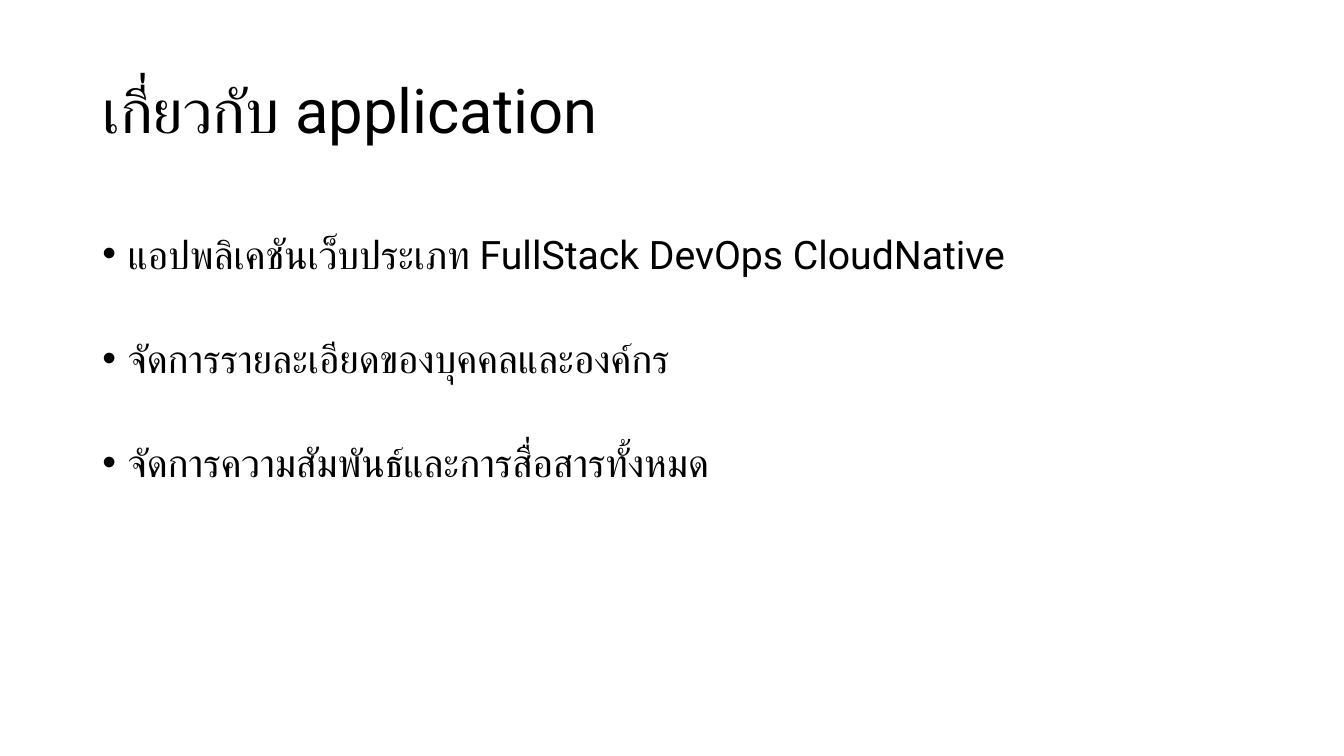
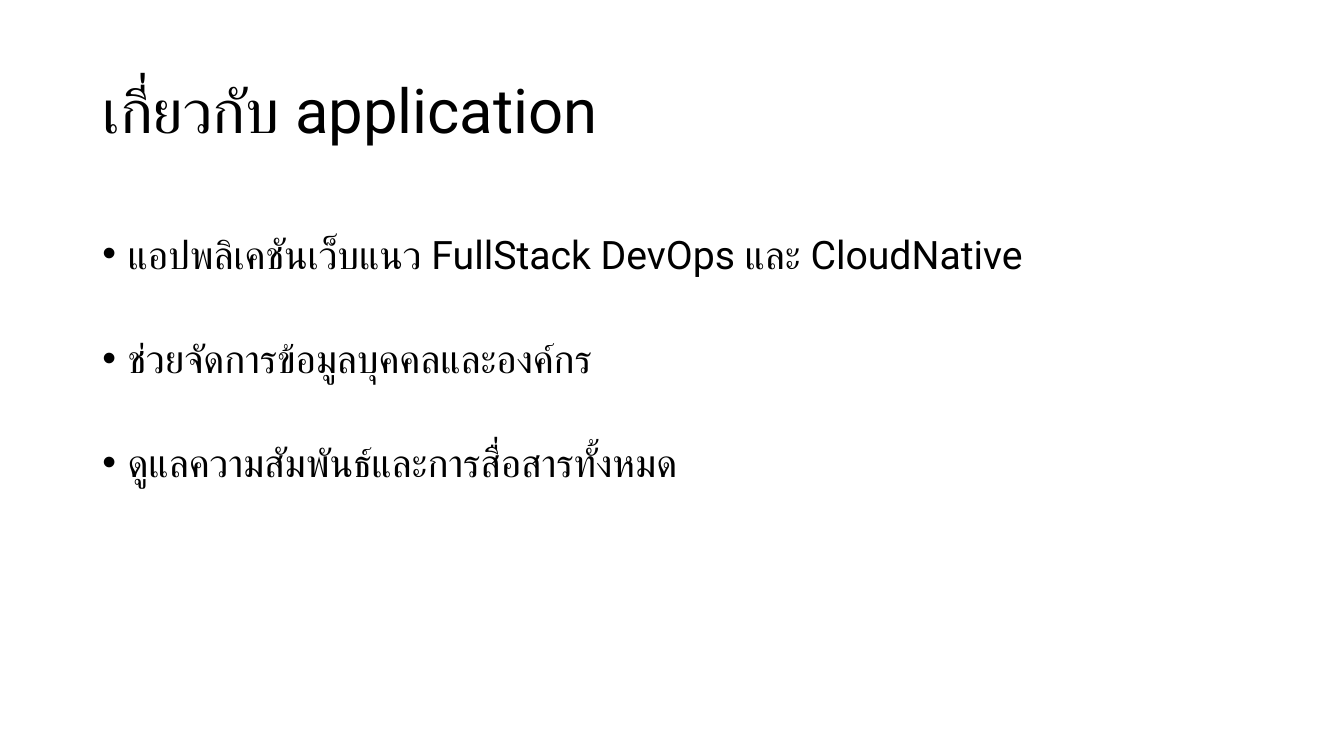
Before and after one commit to ssszZ-TH/party_fullstack_docker3, a slide deck: slide 2 of presentation/party_communication_functional_requirement.pptx. Drawn at 1344x756 pixels with LibreOffice and Linux fonts; fonts in the diff are those of the drawing. Boxes give left, top, right and bottom in pixels: in the first picture for what was removed or moved away, otherwise in the second. Text is boxed around its words. In the diff, an @@ line names an element or a change of style, - is before the commit and + after.

```diff
--- a/presentation/party_communication_functional_requirement.pptx
+++ b/presentation/party_communication_functional_requirement.pptx
@@ text at <box>128,238,1023,488</box>: text changed @@
-• แอปพลิเคชันเว็บประเภท FullStack DevOps CloudNative
-• จัดการรายละเอียดของบุคคลและองค์กร
-• จัดการความสัมพันธ์และการสื่อสารทั้งหมด
+• แอปพลิเคชันเว็บแนว FullStack DevOps และ CloudNative
+• ช่วยจัดการข้อมูลบุคคลและองค์กร
+• ดูแลความสัมพันธ์และการสื่อสารทั้งหมด
```
Also in this commit, not shown: 3 other slides changed, 4 slides added, 1 slide removed, 6 other files.
